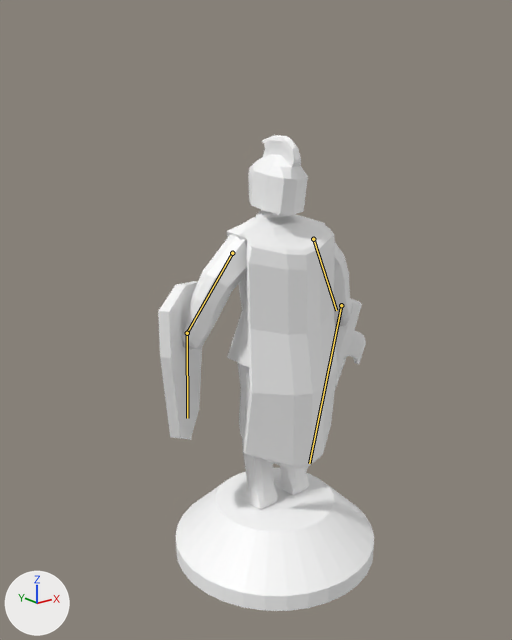
Before and after pictures for a commit that changed the FBX model Projekt2/Unity/Schachprojekt/Assets/Prefabs/FBX/Koenig.fbx.
Both versions are drawn from a 50 mm lens placed at (-9.8, -11.3, 10.48), pointed at (-0.43, 0.42, 5.79). The lights are fixed; the arrows at lower left show +X, +Y and +Z. The bones that change are drawn over the model as lines.

Objects in the first picture: 'Cube.006', 'Cube.007', 'Cube.008', 'Cube.009', 'SchachfigurBauer.009', 'SchachfigurBauer.037', 'SchachfigurBauer.038', 'SchachfigurBauer.039', 'SchachfigurBauer.040', 'SchachfigurBauer.041', 'SchachfigurBauer.042'.
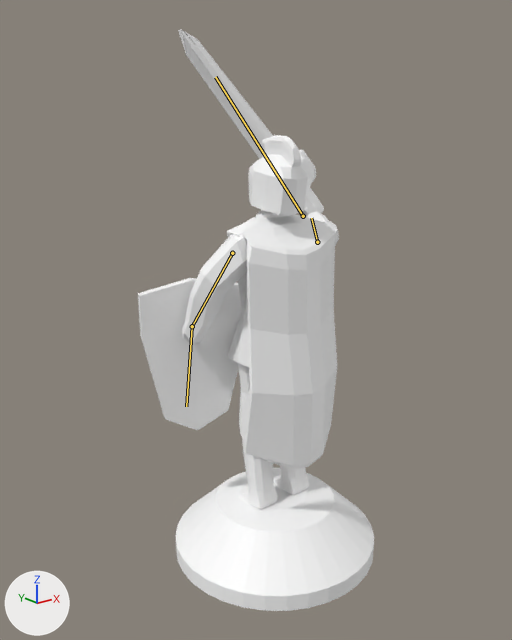
The newer file adds an action. The first version stands in its rest pose; the second is drawn at frame 61 of the action 'Armature|Armature|Armature|KoenigIdle|Armature|KoenigIdle'.

The edits, one by one:
Bone 'Links.Arm' (bone_links_arm) turns from (0, 0, 0) to (-11, 23, 4) degrees about its own x, y and z.
Bone 'Schild' (bone_schild) turns from (0, 0, 0) to (-4, 34, -4) degrees about its own x, y and z.
Bone 'Rechts.Arm' (bone_rechts_arm) moves from (0.0, 0.0, 0.0) to (0.13, -0.06, 0.27).
Bone 'Rechts.Arm' (bone_rechts_arm) turns from (0, 0, 0) to (-102, 38, -33) degrees about its own x, y and z.
Bone 'Schwert' (bone_schwert) moves from (0.0, 0.0, 0.0) to (-0.08, 0.6, 0.01).
Bone 'Schwert' (bone_schwert) turns from (0, 0, 0) to (33, -27, -87) degrees about its own x, y and z.

Pixel boxes [x1, y1, x2, y2] of what changed, in the pictures (512 x 640 px):
'Cube.007', posed (133% wider): before [158, 281, 202, 440]; after [138, 278, 242, 430]
'Cube.006', posed: before [305, 298, 366, 471]; after [178, 29, 324, 216]
'SchachfigurBauer.039', posed: before [182, 235, 247, 349]; after [182, 231, 247, 343]
'SchachfigurBauer.040', posed: before [334, 243, 352, 320]; after [307, 211, 339, 246]
'SchachfigurBauer.038', posed (not visible afterwards): before [335, 315, 349, 326]
bone 'Links.Arm', root to tip: before (232, 253) to (187, 333); after (232, 253) to (192, 326)
bone 'Schild', root to tip: before (187, 333) to (187, 418); after (192, 326) to (186, 406)
bone 'Rechts.Arm', root to tip: before (313, 239) to (336, 310); after (317, 242) to (311, 218)
bone 'Schwert', root to tip: before (341, 305) to (309, 463); after (303, 216) to (215, 77)
